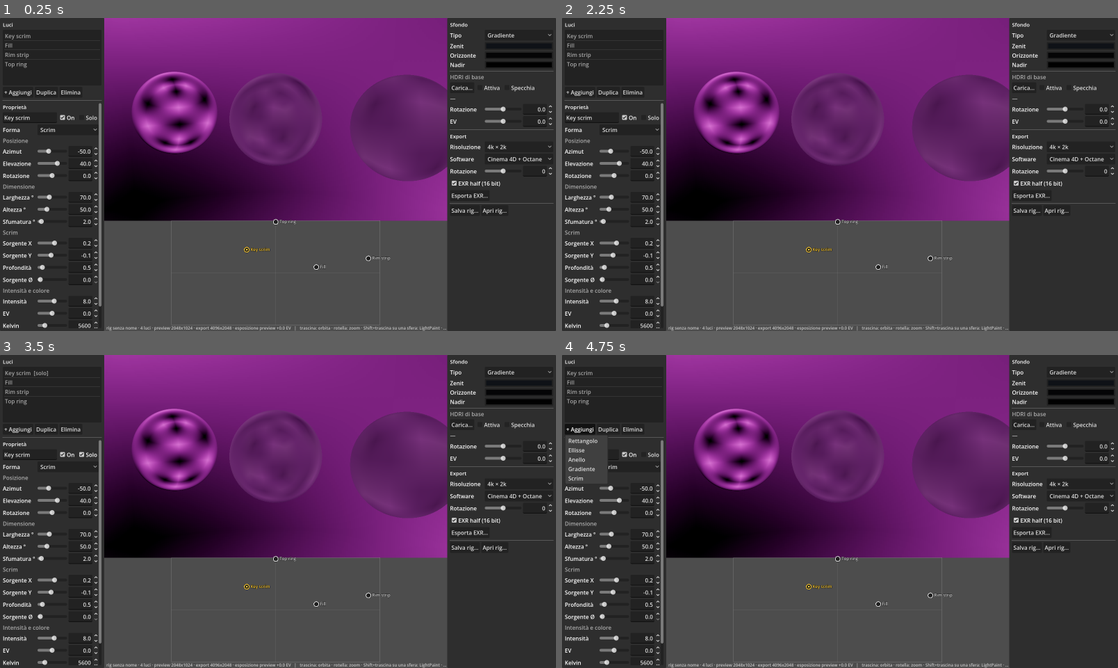
Above: before the commit, frames 1-4 (two rows, left to right).
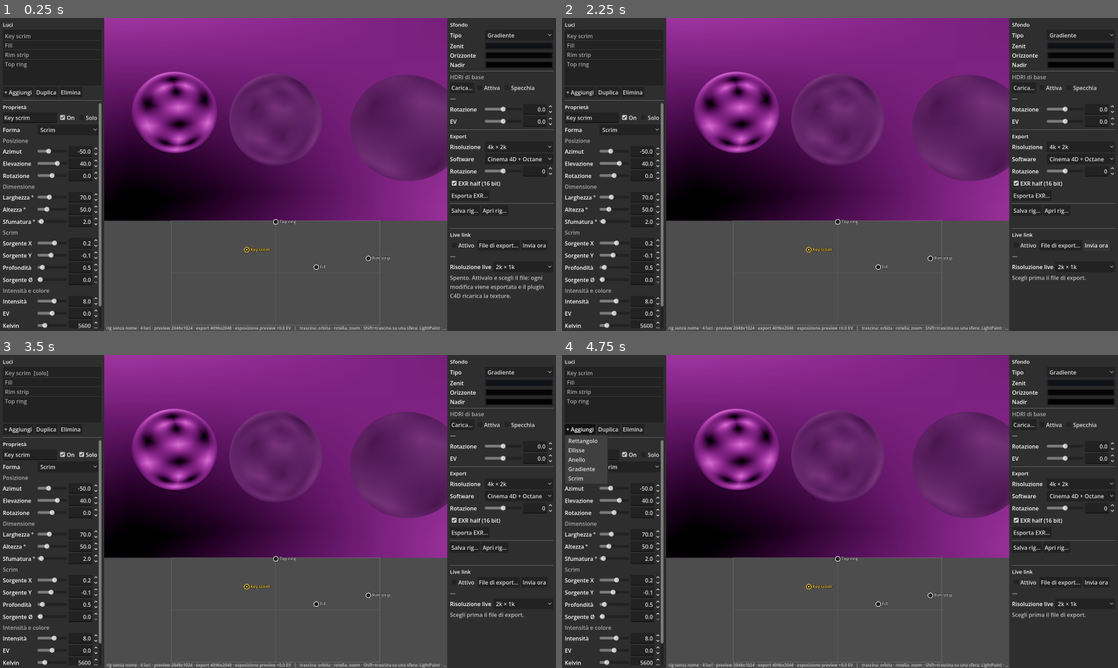
Above: after the commit, the same moments.

Repository: lignazio/hdri-studio
Game: Godot game, scene res://scenes/main.tscn
Two runs of this game, one before a commit and one after it. Both use one fixed random seed, a clock stepped at 60 frames per second and the inputs below.
Inputs (mouse positions are in pixels of both pictures, inside the frame that each line leads up to):
- Up to frame 1 (0.25 s): no input
- Up to frame 2 (2.25 s): click "Cinema 4D + Octane" at 0.5 s; click (1023, 246) at 1.25 s, where only the run after the commit has a clickable "Attivo"; click (1095, 246) at 2 s, where only the run after the commit has a clickable "Invia ora"
- Up to frame 3 (3.5 s): click "Solo" at 2.75 s
- Up to frame 4 (4.75 s): click "Solo" at 3.5 s; click "+ Aggiungi" at 4.25 s

The runs differ from the first frame. In frame 1, 0.6% of the frame differs, in the area x 80-100%, y 67-90%; in frame 2, 0.4%; in frame 3, 0.4%; in frame 4, 0.4%.
Error in both runs: Assertion failed: RenderingDevice non disponibile (headless?) (res://bake/baker.gd:30)

Commit message:
Fase 2: live link — server TCP, export automatico, plugin Cinema 4D
Server JSON-lines su 127.0.0.1:47820 con pannello dedicato, export 300 ms dopo
l'ultima modifica con scrittura atomica, ricezione di lightpaint. Plugin C4D
(MessageData + CommandData) che preme Reload sui nodi che usano il file, con
fallback su mtime. Smoke test app + client Python.

Co-Authored-By: Claude Opus 5 <noreply@anthropic.com>

Diff:
--- a/hdri_studio/core/light_rig.gd
+++ b/hdri_studio/core/light_rig.gd
@@ -16,6 +16,8 @@
 @export_range(-10.0, 10.0) var base_ev := 0.0
 @export var base_flip := false
 @export var resolution := Vector2i(4096, 2048)
+## File scritto automaticamente dal live link a ogni modifica (vuoto = non impostato).
+@export var live_export_path := ""
 
 
 func add_light(light: RigLight) -> RigLight:
@@ -51,6 +53,7 @@
 		"base_hdri_path": base_hdri_path, "base_enabled": base_enabled,
 		"base_rotation": base_rotation, "base_ev": base_ev, "base_flip": base_flip,
 		"resolution": [resolution.x, resolution.y],
+		"live_export_path": live_export_path,
 	}
 
 
@@ -72,6 +75,7 @@
 	r.base_flip = d.get("base_flip", false)
 	var res: Array = d.get("resolution", [4096, 2048])
 	r.resolution = Vector2i(res[0], res[1])
+	r.live_export_path = d.get("live_export_path", "")
 	return r
 
 
--- a/hdri_studio/export/hdri_export.gd
+++ b/hdri_studio/export/hdri_export.gd
@@ -54,7 +54,21 @@
 		else:
 			out = img.duplicate() as Image
 			out.convert(Image.FORMAT_RGBAH)
-	return out.save_exr(ProjectSettings.globalize_path(path))
+	# Scrittura atomica: file temporaneo accanto alla destinazione, poi rinomina. Così un plugin che
+	# guarda il file non lo legge mai a metà.
+	var dest := ProjectSettings.globalize_path(path)
+	var tmp := dest + ".tmp.exr"
+	var err := out.save_exr(tmp)
+	if err != OK:
+		return err
+	if FileAccess.file_exists(dest):
+		DirAccess.remove_absolute(dest)
+	err = DirAccess.rename_absolute(tmp, dest)
+	if err != OK:
+		# fallback: scrittura diretta
+		DirAccess.remove_absolute(tmp)
+		err = out.save_exr(dest)
+	return err
 
 
 ## PNG di controllo: esposizione moltiplicativa, clamp, sRGB. Solo per guardare, mai per illuminare.
--- /dev/null
+++ b/hdri_studio/livelink/live_link.gd
@@ -0,0 +1,103 @@
+class_name LiveLink
+extends Node
+## Server TCP locale per il live link con il software 3D. Protocollo JSON-lines (un oggetto per riga).
+##
+## app → plugin   {"type":"hdri_updated","path":"…/rig.exr","target":"Cinema 4D + Octane","seq":12}
+## plugin → app   {"type":"hello","host":"c4d","version":"2026","renderer":"octane"}
+## plugin → app   {"type":"lightpaint","point":[x,y,z],"normal":[x,y,z],"camera":[x,y,z]}  (Fase 3)
+
+signal message_received(msg: Dictionary, client_id: int)
+signal clients_changed(count: int)
+
+const DEFAULT_PORT := 47820
+
+var port := DEFAULT_PORT
+var _server := TCPServer.new()
+var _peers: Array[StreamPeerTCP] = []
+var _buffers: Array[String] = []
+var _seq := 0
+
+
+func is_listening() -> bool:
+	return _server.is_listening()
+
+
+func start(p := DEFAULT_PORT) -> Error:
+	stop()
+	port = p
+	var err := _server.listen(port, "127.0.0.1")
+	if err != OK:
+		push_warning("Live link: impossibile ascoltare sulla porta %d (%s)" % [port, error_string(err)])
+	return err
+
+
+func stop() -> void:
+	for peer in _peers:
+		peer.disconnect_from_host()
+	_peers.clear()
+	_buffers.clear()
+	if _server.is_listening():
+		_server.stop()
+	clients_changed.emit(0)
+
+
+func client_count() -> int:
+	return _peers.size()
+
+
+func broadcast(msg: Dictionary) -> void:
+	if _peers.is_empty():
+		return
+	_seq += 1
+	msg["seq"] = _seq
+	var line := (JSON.stringify(msg) + "\n").to_utf8_buffer()
+	for peer in _peers:
+		peer.put_data(line)
+
+
+func notify_hdri(path: String, target: String) -> void:
+	broadcast({"type": "hdri_updated", "path": ProjectSettings.globalize_path(path), "target": target})
+
+
+func _process(_delta: float) -> void:
+	if not _server.is_listening():
+		return
+	while _server.is_connection_available():
+		var peer := _server.take_connection()
+		peer.set_no_delay(true)
+		_peers.append(peer)
+		_buffers.append("")
+		clients_changed.emit(_peers.size())
+	var i := 0
+	while i < _peers.size():
+		var peer := _peers[i]
+		peer.poll()
+		var status := peer.get_status()
+		if status == StreamPeerTCP.STATUS_ERROR or status == StreamPeerTCP.STATUS_NONE:
+			_peers.remove_at(i)
+			_buffers.remove_at(i)
+			clients_changed.emit(_peers.size())
+			continue
+		var n := peer.get_available_bytes()
+		if n > 0:
+			_buffers[i] += peer.get_utf8_string(n)
+			_drain(i)
+		i += 1
+
+
+func _drain(i: int) -> void:
+	var buf := _buffers[i]
+	while true:
+		var nl := buf.find("\n")
+		if nl < 0:
+			break
+		var line := buf.substr(0, nl).strip_edges()
+		buf = buf.substr(nl + 1)
+		if line.is_empty():
+			continue
+		var parsed = JSON.parse_string(line)
+		if parsed is Dictionary:
+			message_received.emit(parsed, i)
+		else:
+			push_warning("Live link: riga non JSON: " + line)
+	_buffers[i] = buf
--- a/hdri_studio/scenes/main.gd
+++ b/hdri_studio/scenes/main.gd
@@ -5,6 +5,8 @@
 
 const PREVIEW_RES := Vector2i(2048, 1024)
 const PREVIEW_EV_STEP := 0.5
+## Attesa dopo l'ultima modifica prima dell'export automatico del live link.
+const LIVE_DEBOUNCE_MS := 300
 
 var baker: HdriBaker
 var rig: LightRig
@@ -17,6 +19,8 @@
 var props: LightProperties
 var bg_panel: BackgroundPanel
 var export_panel: ExportPanel
+var link_panel: LiveLinkPanel
+var link: LiveLink
 var status: Label
 
 var _dirty := true
@@ -25,6 +29,9 @@
 var _rig_path := ""
 var _screenshot_frames := -1
 var _file_dialog: FileDialog
+var _live_dirty := false
+var _live_deadline := 0
+var _link_hosts := {}
 
 
 func _ready() -> void:
@@ -34,6 +41,14 @@
 	baker.set_resolution(PREVIEW_RES.x, PREVIEW_RES.y)
 	tex_rd = Texture2DRD.new()
 	tex_rd.texture_rd_rid = baker.texture
+
+	link = LiveLink.new()
+	add_child(link)
+	link.message_received.connect(_on_link_message)
+	link.clients_changed.connect(func(n: int) -> void:
+		if n == 0:
+			_link_hosts.clear()
+		_update_link_status())
 
 	rig = _default_rig()
 	_build_layout()
@@ -89,6 +104,9 @@
 	right.add_child(HSeparator.new())
 	export_panel = ExportPanel.new()
 	right.add_child(export_panel)
+	right.add_child(HSeparator.new())
+	link_panel = LiveLinkPanel.new()
+	right.add_child(link_panel)
 
 	_file_dialog = FileDialog.new()
 	_file_dialog.access = FileDialog.ACCESS_FILESYSTEM
@@ -109,7 +127,11 @@
 	export_panel.save_rig_requested.connect(_save_rig)
 	export_panel.load_rig_requested.connect(_load_rig)
 	export_panel.resolution_changed.connect(func(r: Vector2i) -> void: rig.resolution = r)
+	link_panel.toggled_link.connect(_set_link_enabled)
+	link_panel.pick_path_requested.connect(_pick_live_path)
+	link_panel.push_now_requested.connect(func() -> void: _live_export())
 	_update_status()
+	_update_link_status()
 
 
 func _column(parent: Container, width: float) -> VBoxContainer:
@@ -133,9 +155,11 @@
 	map_view.set_rig(rig)
 	bg_panel.set_rig(rig)
 	export_panel.set_resolution(rig.resolution)
+	link_panel.set_path(rig.live_export_path)
 	if rig.base_hdri_path != "":
 		baker.set_base_image_from_file(rig.base_hdri_path)
 	_dirty = true
+	_schedule_live()
 
 
 func _select(i: int) -> void:
@@ -146,6 +170,7 @@
 
 func _on_light_changed(commit: bool) -> void:
 	_dirty = true
+	_schedule_live()
 	map_view.refresh()
 	light_list.refresh()
 	if commit:
@@ -189,6 +214,9 @@
 	if _dirty:
 		baker.bake(rig)
 		_dirty = false
+	if _live_dirty and Time.get_ticks_msec() >= _live_deadline:
+		_live_dirty = false
+		_live_export()
 	if _screenshot_frames >= 0:
 		_screenshot_frames -= 1
 		if _screenshot_frames == 0:
@@ -247,19 +275,24 @@
 
 
 ## Bake a piena risoluzione con supersampling, preset di orientamento, scrittura EXR.
-func export_to(path: String) -> Error:
+## opts: "resolution" (Vector2i), "half" (bool), "target" (String), "shift" (float), "quiet" (bool).
+func export_to(path: String, opts := {}) -> Error:
 	if path.get_extension().to_lower() != "exr":
 		path += ".exr"
 	var t0 := Time.get_ticks_msec()
-	var res := export_panel.resolution()
-	rig.resolution = res
+	var res: Vector2i = opts.get("resolution", export_panel.resolution())
+	var half: bool = opts.get("half", export_panel.half())
+	var target: String = opts.get("target", export_panel.target())
+	var shift: float = opts.get("shift", export_panel.extra_shift())
+	if not opts.get("quiet", false):
+		rig.resolution = res
 	tex_rd.texture_rd_rid = RID() # la texture di preview sta per essere liberata
 	baker.set_resolution(res.x, res.y)
 	baker.supersample = 2
 	baker.bake(rig)
 	var img := baker.get_image()
-	img = HdriExport.apply_orientation(img, export_panel.target(), export_panel.extra_shift())
-	var err := HdriExport.save_exr(img, path, export_panel.half())
+	img = HdriExport.apply_orientation(img, target, shift)
+	var err := HdriExport.save_exr(img, path, half)
 	# torna alla risoluzione di preview e riaggancia la texture
 	baker.supersample = 1
 	baker.set_resolution(PREVIEW_RES.x, PREVIEW_RES.y)
@@ -267,14 +300,113 @@
 	preview.set_texture(tex_rd)
 	map_view.set_texture(tex_rd)
 	_dirty = true
+	if opts.get("quiet", false):
+		return err
 	if err == OK:
 		export_panel.set_status("Esportato %s (%dx%d, %s, %s) in %.1f s" % [
-			path.get_file(), res.x, res.y, "half" if export_panel.half() else "float32",
-			export_panel.target(), (Time.get_ticks_msec() - t0) / 1000.0])
+			path.get_file(), res.x, res.y, "half" if half else "float32",
+			target, (Time.get_ticks_msec() - t0) / 1000.0])
 	else:
 		export_panel.set_status("Errore export: " + error_string(err))
 	_update_status()
 	return err
+
+
+# --- live link ----------------------------------------------------------------------------------
+
+func _set_link_enabled(on: bool) -> void:
+	if on:
+		if link.start() != OK:
+			link_panel.set_enabled(false)
+	else:
+		link.stop()
+	_update_link_status()
+	_schedule_live()
+
+
+func _pick_live_path() -> void:
+	_dialog(FileDialog.FILE_MODE_SAVE_FILE, ["*.exr ; OpenEXR"], "File del live link", func(path: String) -> void:
+		if path.get_extension().to_lower() != "exr":
+			path += ".exr"
+		rig.live_export_path = path
+		link_panel.set_path(path)
+		_commit()
+		_live_export())
+
+
+func _schedule_live() -> void:
+	if link_panel != null and link_panel.is_enabled() and rig.live_export_path != "":
+		_live_dirty = true
+		_live_deadline = Time.get_ticks_msec() + LIVE_DEBOUNCE_MS
+
+
+## Export alla risoluzione live sul file del link e notifica ai client collegati.
+func _live_export() -> void:
+	if rig.live_export_path == "":
+		link_panel.set_status("Scegli prima il file di export.")
+		return
+	var t0 := Time.get_ticks_msec()
+	var err := export_to(rig.live_export_path, {
+		"resolution": link_panel.live_resolution(), "half": true,
+		"target": export_panel.target(), "shift": export_panel.extra_shift(), "quiet": true})
+	if err != OK:
+		link_panel.set_status("Errore export live: " + error_string(err))
+		return
+	link.notify_hdri(rig.live_export_path, export_panel.target())
+	_update_link_status("ultimo invio %s in %d ms" % [Time.get_time_string_from_system(), Time.get_ticks_msec() - t0])
+
+
+func _on_link_message(msg: Dictionary, client_id: int) -> void:
+	match msg.get("type", ""):
+		"hello":
+			_link_hosts[client_id] = "%s %s" % [msg.get("host", "?"), msg.get("version", "")]
+			_update_link_status()
+			# il plugin appena collegato riceve subito l'HDRI corrente
+			if rig.live_export_path != "" and FileAccess.file_exists(rig.live_export_path):
+				link.notify_hdri(rig.live_export_path, export_panel.target())
+		"lightpaint":
+			_lightpaint_from_host(msg)
+
+
+## LightPaint dal software 3D: punto, normale e camera nelle coordinate dell'host.
+## Cinema 4D è left-handed: (x, y, z) → (−x, y, z) per passare alla convenzione interna.
+func _lightpaint_from_host(msg: Dictionary) -> void:
+	if _selected < 0:
+		return
+	var p := _vec(msg.get("point", []))
+	var n := _vec(msg.get("normal", []))
+	var c := _vec(msg.get("camera", []))
+	if n == Vector3.ZERO:
+		return
+	if msg.get("host", "c4d") == "c4d":
+		p.x = -p.x
+		n.x = -n.x
+		c.x = -c.x
+	var v := (p - c).normalized()
+	n = n.normalized()
+	var r := v - 2.0 * v.dot(n) * n
+	_on_paint(r, true)
+
+
+static func _vec(a: Array) -> Vector3:
+	return Vector3(a[0], a[1], a[2]) if a.size() >= 3 else Vector3.ZERO
+
+
+func _update_link_status(extra := "") -> void:
+	if link_panel == null:
+		return
+	if not link.is_listening():
+		link_panel.set_status("Spento. Attivalo e scegli il file: ogni modifica viene esportata e il plugin C4D ricarica la texture.")
+		return
+	var hosts := []
+	for k in _link_hosts:
+		hosts.append(_link_hosts[k])
+	var txt := "In ascolto su 127.0.0.1:%d · %d client" % [link.port, link.client_count()]
+	if not hosts.is_empty():
+		txt += " (%s)" % ", ".join(hosts)
+	if extra != "":
+		txt += " · " + extra
+	link_panel.set_status(txt)
 
 
 func _save_rig() -> void:
--- /dev/null
+++ b/hdri_studio/tools/link_smoke.gd
@@ -0,0 +1,43 @@
+extends SceneTree
+## Smoke test del live link: avvia l'app, attiva il link, muove una luce e aspetta il client Python
+## (plugins/c4d/hdri_studio_link/link_core.py lanciato in parallelo).
+
+func _initialize() -> void:
+	var main := (load("res://scenes/main.tscn") as PackedScene).instantiate()
+	root.add_child(main)
+	_run(main)
+
+
+func _run(main: Node) -> void:
+	await process_frame
+	await process_frame
+	var ok := true
+	main.rig.live_export_path = ProjectSettings.globalize_path("res://out/live.exr")
+	main.link_panel.set_path(main.rig.live_export_path)
+	main.link_panel._enabled.button_pressed = true
+	ok = ok and _check(main.link.is_listening(), "server in ascolto su %d" % main.link.port)
+	# primo export automatico (schedulato dall'attivazione)
+	await create_timer(1.0).timeout
+	ok = ok and _check(FileAccess.file_exists(main.rig.live_export_path), "live.exr scritto")
+	# aspetta il client
+	var waited := 0.0
+	while main.link.client_count() == 0 and waited < 8.0:
+		await create_timer(0.2).timeout
+		waited += 0.2
+	ok = ok and _check(main.link.client_count() == 1, "client collegato (%.1f s)" % waited)
+	await create_timer(0.5).timeout
+	# modifica → debounce → export → notify
+	main.map_view.light_moved.emit(0, 30.0, 10.0, true)
+	await create_timer(1.5).timeout
+	ok = ok and _check(not main._live_dirty, "export live eseguito dopo la modifica")
+	# il client risponde con un lightpaint → luce 0 verso -Z
+	await create_timer(1.5).timeout
+	var l0: RigLight = main.rig.lights[0]
+	ok = ok and _check(absf(absf(l0.azimuth) - 180.0) < 0.5 and absf(l0.elevation) < 0.5, "lightpaint da C4D → az %.1f el %.1f" % [l0.azimuth, l0.elevation])
+	print("[link-smoke] %s" % ("TUTTO OK" if ok else "FALLITO"))
+	quit(0 if ok else 1)
+
+
+func _check(cond: bool, label: String) -> bool:
+	print("[link-smoke] %s %s" % ["✓" if cond else "✗", label])
+	return cond
--- /dev/null
+++ b/hdri_studio/ui/live_link_panel.gd
@@ -0,0 +1,82 @@
+class_name LiveLinkPanel
+extends VBoxContainer
+## Pannello del live link: attivazione, file di export automatico, risoluzione live, stato.
+
+signal toggled_link(on: bool)
+signal pick_path_requested()
+signal push_now_requested()
+
+const LIVE_RESOLUTIONS := [Vector2i(1024, 512), Vector2i(2048, 1024), Vector2i(4096, 2048)]
+
+var _enabled: CheckBox
+var _path_label: Label
+var _res: OptionButton
+var _status: Label
+
+
+func _init() -> void:
+	var title := Label.new()
+	title.text = "Live link"
+	title.add_theme_font_size_override("font_size", 15)
+	add_child(title)
+
+	var row := HBoxContainer.new()
+	add_child(row)
+	_enabled = CheckBox.new()
+	_enabled.text = "Attivo"
+	_enabled.toggled.connect(func(v: bool) -> void: toggled_link.emit(v))
+	row.add_child(_enabled)
+	var pick := Button.new()
+	pick.text = "File di export…"
+	pick.pressed.connect(func() -> void: pick_path_requested.emit())
+	row.add_child(pick)
+	var push := Button.new()
+	push.text = "Invia ora"
+	push.pressed.connect(func() -> void: push_now_requested.emit())
+	row.add_child(push)
+
+	_path_label = Label.new()
+	_path_label.text = "—"
+	_path_label.clip_text = true
+	_path_label.text_overrun_behavior = TextServer.OVERRUN_TRIM_ELLIPSIS
+	_path_label.modulate = Color(1, 1, 1, 0.7)
+	add_child(_path_label)
+
+	var rrow := HBoxContainer.new()
+	add_child(rrow)
+	var rl := Label.new()
+	rl.text = "Risoluzione live"
+	rl.custom_minimum_size.x = 110
+	rrow.add_child(rl)
+	_res = OptionButton.new()
+	_res.size_flags_horizontal = Control.SIZE_EXPAND_FILL
+	for it in ["1k × 512", "2k × 1k", "4k × 2k"]:
+		_res.add_item(it)
+	_res.selected = 1
+	rrow.add_child(_res)
+
+	_status = Label.new()
+	_status.autowrap_mode = TextServer.AUTOWRAP_WORD_SMART
+	_status.modulate = Color(1, 1, 1, 0.7)
+	add_child(_status)
+
+
+func is_enabled() -> bool:
+	return _enabled.button_pressed
+
+
+func set_enabled(v: bool) -> void:
+	_enabled.set_pressed_no_signal(v)
+
+
+func set_path(path: String) -> void:
+	_path_label.text = path if path != "" else "—"
+	_path_label.tooltip_text = path
+
+
+func live_resolution() -> Vector2i:
+	return LIVE_RESOLUTIONS[_res.selected]
+
+
+func set_status(text: String) -> void:
+	_status.text = text
Not shown, added: hdri_studio/livelink/live_link.gd.uid
Not shown, added: hdri_studio/tools/link_smoke.gd.uid
Not shown, added: hdri_studio/tools/ui_smoke.gd.uid
Not shown, added: hdri_studio/ui/live_link_panel.gd.uid
Not shown, changed: PIANO.md
Not shown, changed: hdri_studio/README.md
Not shown, added: hdri_studio/plugins/c4d/README.md
Not shown, added: hdri_studio/plugins/c4d/hdri_studio_link/hdri_studio_link.pyp
Not shown, added: hdri_studio/plugins/c4d/hdri_studio_link/link_core.py
